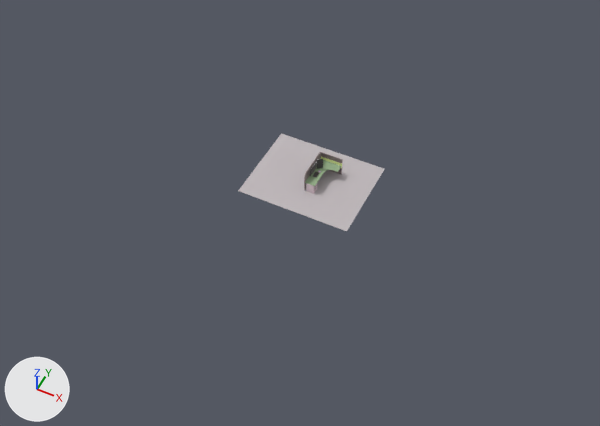
The FBX model Assets/_resources/3D models/Vignette #4/Office.fbx, before and after one commit.
Rendered twice from a 50 mm lens placed at (52.1, -111.6, 128.3), pointed at (-3.2, -1.0, -10.0). Arrows for +X, +Y and +Z are at lower left; the lights stay in place. Where no turn or scale is listed for an object, it has been applied to the vertices.
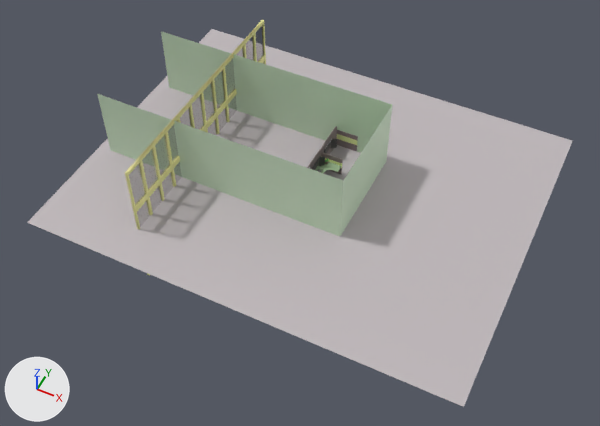
Edits to the scene script, one JSON object a line:
```json
{"op": "add", "block": "mat_wall", "code": ["mat_wall = principled_material('Wall')", "mat_wall.base_color = (0.626, 0.8, 0.581)  # white #cfe7c9"]}
{"op": "add", "block": "mat_window_frame", "code": ["mat_window_frame = principled_material('Window_frame')", "mat_window_frame.base_color = (0.802, 0.789, 0.316)  # beige #e7e698"]}
{"op": "add", "block": "mat_window", "code": ["mat_window = principled_material('Window')", "mat_window.base_color = (0.0, 0.0, 0.0)  # black #000000", "mat_window.alpha = 0.42"]}
{"op": "add", "block": "me_cube_024", "code": ["me_cube_024 = bpy.data.meshes.new('Cube.024')", "me_cube_024.from_pydata([(-35.4, -8.9, -35.4), (-35.4, -8.9, 16.1), (-35.4, 15.2, -35.4), (-35.4, 15.2, 16.1), (20.5, -8.9, -35.4), (20.5, -8.9, 16.1), (20.5, 15.2, -35.4), (20.5, 15.2, 16.1)], [], [(2, 6, 7, 3), (6, 4, 5, 7), (4, 0, 1, 5), (2, 0, 4, 6)])", "me_cube_024.materials.append(mat_wall)  # white #cfe7c9"]}
{"op": "add", "block": "me_cube_031", "code": ["me_cube_031 = bpy.data.meshes.new('Cube.031')", "me_cube_031.from_pydata(...)  # 536 vertices, 699 faces; spans x -1.0..1.0, y -1.0..23.0, z -1.0..5.0", "# faces by material slot: [663, 36]", "me_cube_031.materials.append(mat_window_frame)  # beige #e7e698", "me_cube_031.materials.append(mat_window)  # black #000000"]}
{"op": "add", "block": "me_cube_030", "code": ["me_cube_030 = bpy.data.meshes.new('Cube.030')", "me_cube_030.from_pydata(...)  # 58 vertices, 39 faces; spans x -1.23..3.8, y -2.94..5.05, z 0.07..5.94", "me_cube_030.materials.append(mat_palette_noflat)  # picture img_1024_palette_png"]}
{"op": "set", "path": "ob_cube_010.location", "old": "(-0.1, 2.1, 4.0)", "new": "(-0.1, 3.0, 4.0)"}
{"op": "set", "path": "ob_plane.scale", "old": "(12.6, 9.97, 9.97)", "new": "(46.8, 37.0, 37.0)"}
{"op": "set", "path": "ob_cylinder.scale", "old": "(0.0519, 0.0519, 0.00965)", "new": "(0.275, 0.275, 0.156)"}
{"op": "add", "block": "ob_cube_024", "code": ["ob_cube_024 = bpy.data.objects.new('Cube.024', me_cube_024)", "ob_cube_024.location = (-9.7, -2.2, 0.2)"]}
{"op": "add", "block": "ob_cube_023", "code": ["ob_cube_023 = bpy.data.objects.new('Cube.023', me_cube_031)", "ob_cube_023.location = (-26.6, -25.4, 11.0)", "ob_cube_023.rotation_euler = (0.0, 0.0, -3.142)  # degrees (0, 0, -180)", "ob_cube_023.scale = (-0.274, -2.28, -5.25)"]}
{"op": "add", "block": "ob_cube_020", "code": ["ob_cube_020 = bpy.data.objects.new('Cube.020', me_cube_012.copy())  # the mesh of ob_cube_010", "ob_cube_020.location = (-0.1, 9.1, 4.0)"]}
{"op": "add", "block": "ob_cube_004", "code": ["ob_cube_004 = bpy.data.objects.new('Cube.004', me_cube_030)", "ob_cube_004.location = (0.0, 8.0, 0.0)"]}
```

Pixel boxes (x1, y1, x2, y2) of what changed, in the pictures (600 x 426 px):
```json
{"object": "Plane", "change": "rescaled", "before": [238, 133, 384, 231], "after": [27, 29, 572, 407], "on screen": "271% wider, 283% taller"}
{"object": "Cube.024", "change": "added", "after": [97, 31, 392, 236]}
{"object": "Cube.023", "change": "added", "after": [125, 20, 266, 276], "faces in mat_window (black #000000)": [129, 25, 264, 227], "faces in mat_window_frame (beige #e7e699)": [125, 20, 266, 276]}
{"object": "Cube.004", "change": "added", "after": [321, 126, 358, 155]}
{"object": "Cube.010", "change": "moved", "before": [317, 159, 323, 169], "after": [319, 156, 325, 166]}
{"object": "Cube.020", "change": "added", "after": [331, 139, 337, 148]}
```
